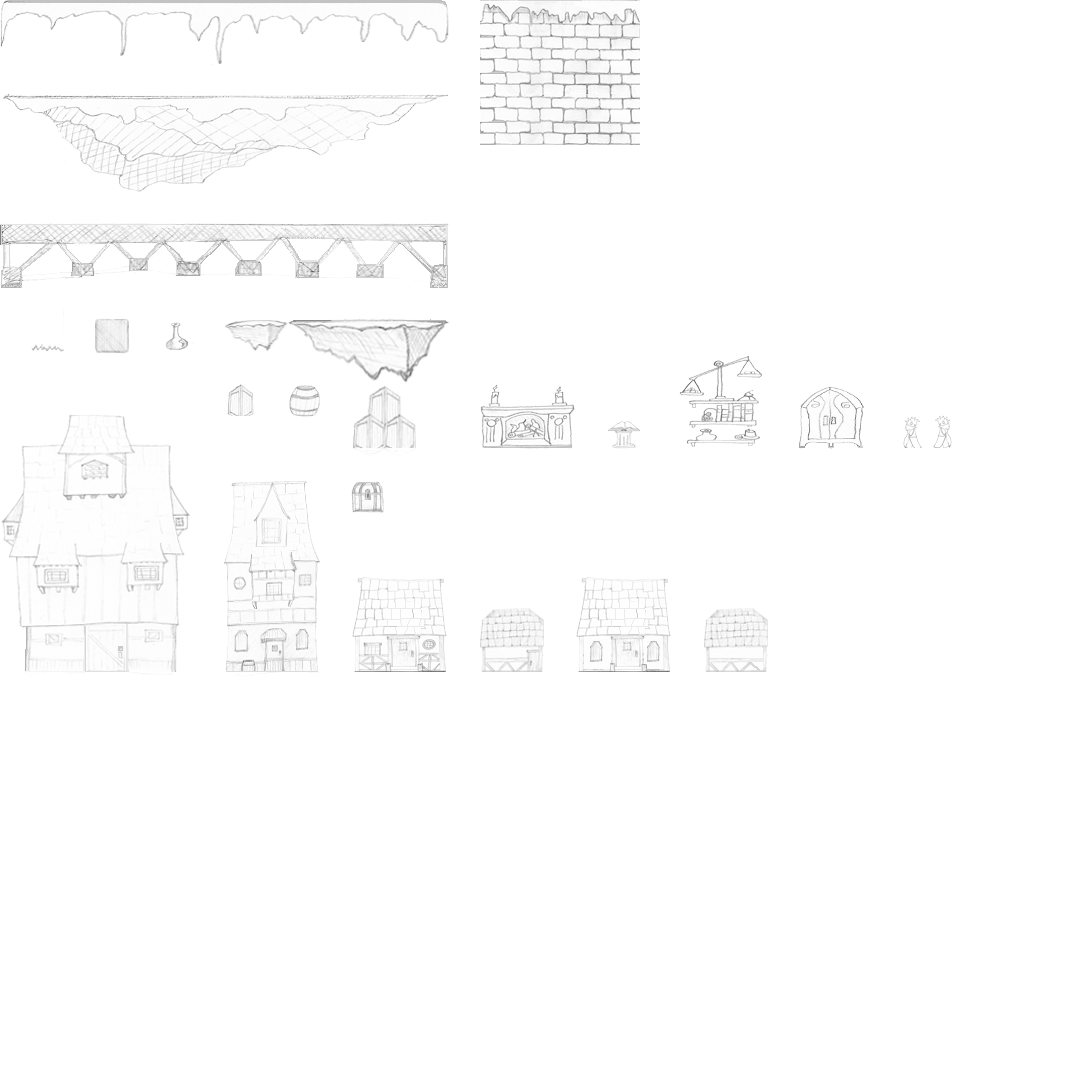
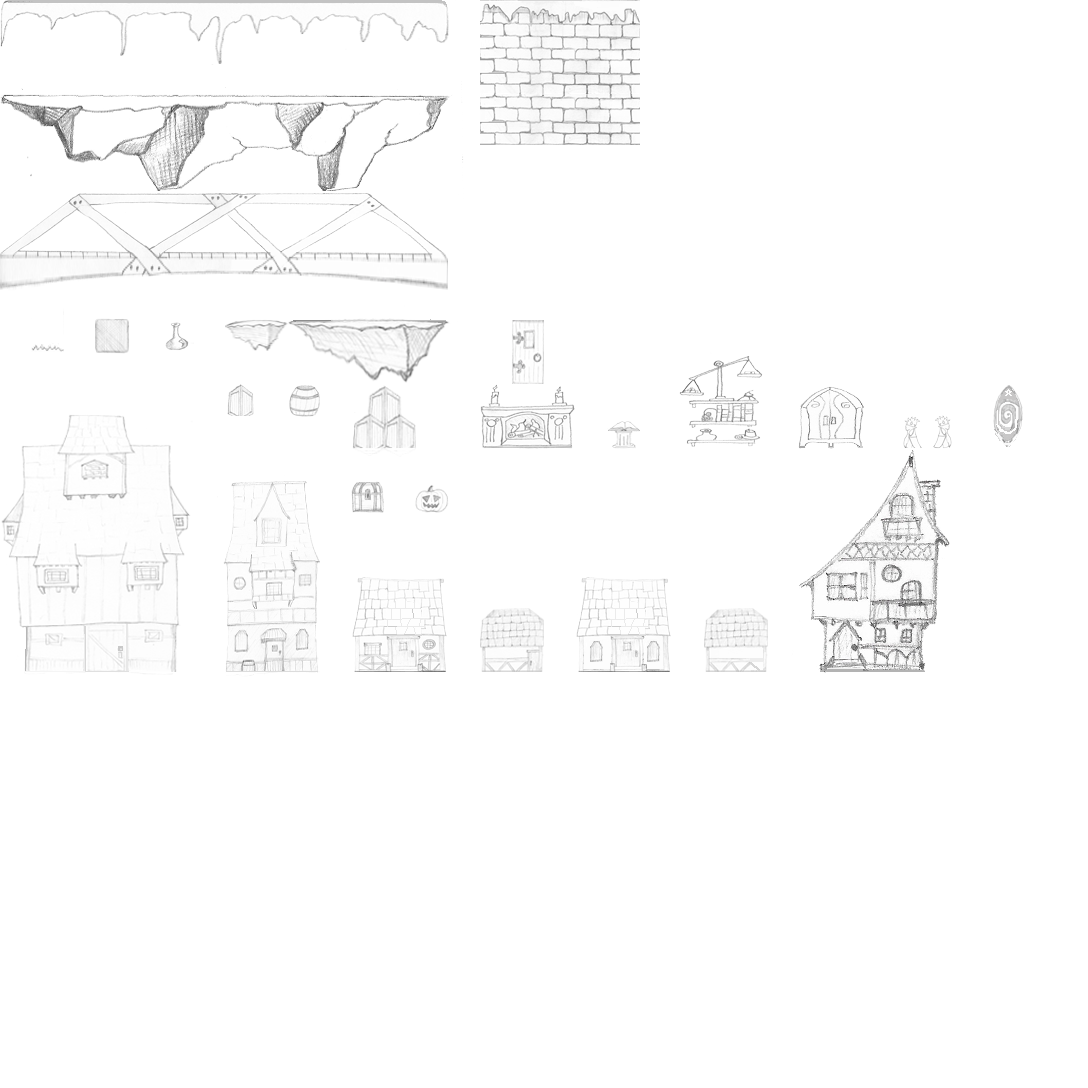
Two versions of the same layered image (1088 × 1088). Layer-by-layer changes:
painted on "Layer 3" over [415, 351, 544, 513]
painted on "Layer 2" over [799, 450, 950, 673]
renamed "Layer 5" to "Layer 4", moved it above "Layer 1", painted on it over [512, 320, 544, 384]
painted on "Layer 1" over [993, 385, 1023, 447]
painted on "Layer 0" over [0, 81, 950, 555]
